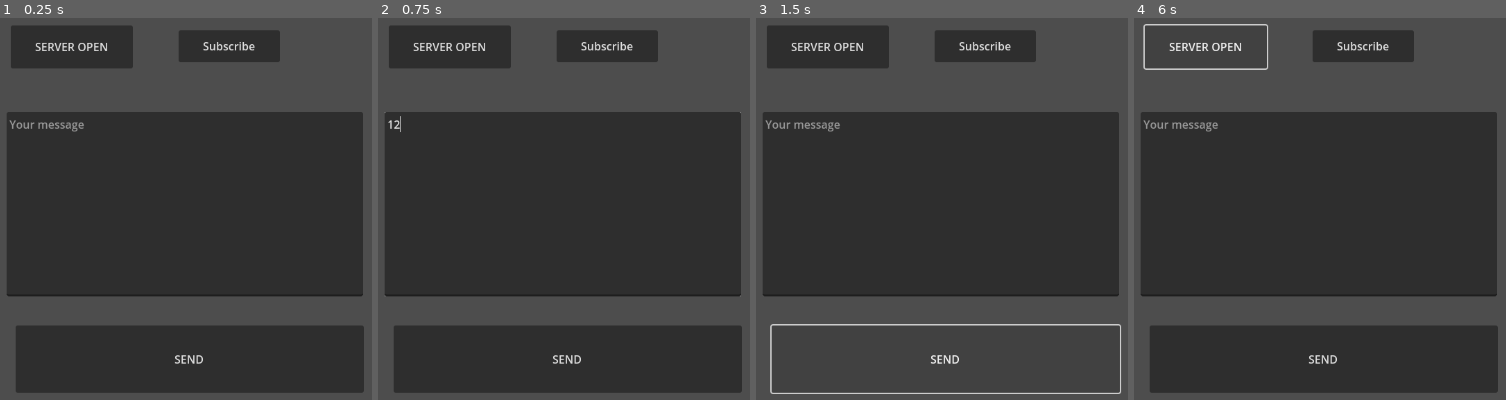
Above: before the commit, frames 1-4 (left to right).
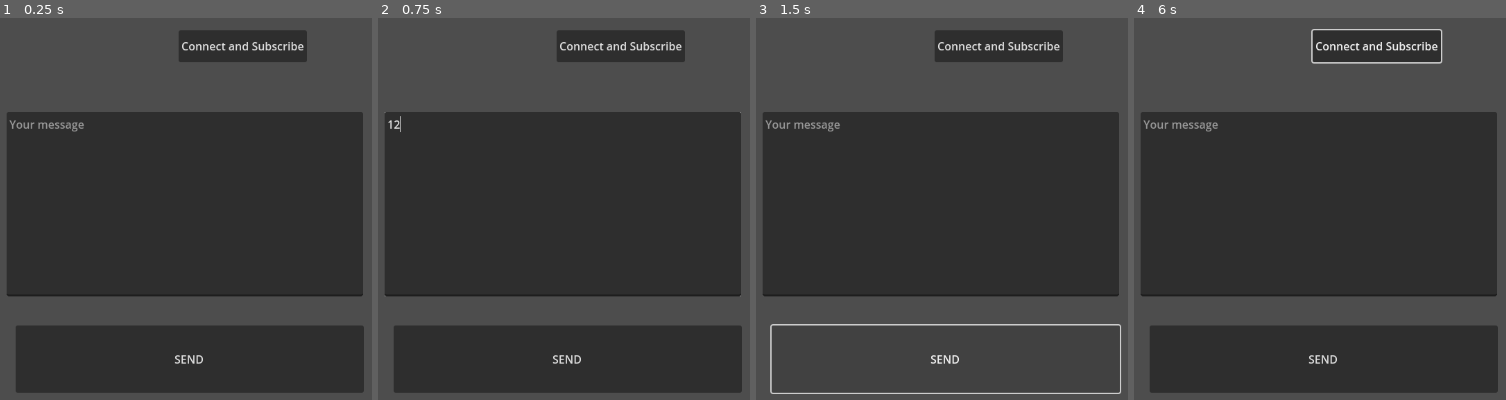
Above: after the commit, the same moments.

Repository: mfventura/godot-sockets-client
Game: Godot game, scene res://control.tscn
The game is run twice, just before and just after one commit, with the same random seed, the same clock (stepped at 60 frames per second) and the same inputs.
Inputs (mouse positions are in pixels of both pictures, inside the frame that each line leads up to):
- Up to frame 1 (0.25 s): no input
- Up to frame 2 (0.75 s): click (564, 205) at 0.52 s; type "12" at 0.6 s
- Up to frame 3 (1.5 s): click "SEND" at 1.25 s
- Up to frame 4 (6 s): click "Subscribe" (after the commit: "Connect and Subscribe") at 2 s; click "SEND" at 2.75 s; click "Subscribe" (after the commit: "Connect and Subscribe") at 3.5 s; click "SEND" at 4.25 s; click "Subscribe" (after the commit: "Connect and Subscribe") at 5 s; click (1204, 48) at 5.75 s, where only the run before the commit has a clickable "SERVER OPEN"

The runs differ from the first frame. In frame 1, 4.4% of the frame differs, in the area x 2-83%, y 2-14%; in frame 2, 4.4%; in frame 3, 4.4%; in frame 4, 2.0%.

Commit message:
socket client

Diff:
--- a/control.gd
+++ b/control.gd
@@ -14,18 +14,21 @@
 
 func connection_closed():
 	print("Connection closed")
+	$connect.visible = true
 
 func _on_button_pressed():
+	#Socket.test()
+	Socket.close()
 	var err = Socket.send($message.text)
-	print(err)
 	$message.text = ""
+
+func _on_connect_pressed():
+	var err= Socket.connect_to_url("ws://127.0.0.1:8080/ws")
+	print("Socket connect to url value "+str(err))
 
 func connection_open():
 	Socket.subscribe()
-
-
-func _on_connect_pressed():
-	Socket.connect_to_url("ws://localhost:9080/ws")
+	$connect.visible = false
 
 
 func _on_open_server_pressed():
--- a/control.tscn
+++ b/control.tscn
@@ -40,9 +40,10 @@
 offset_top = 38.0
 offset_right = 467.0
 offset_bottom = 84.0
-text = "Subscribe"
+text = "Connect and Subscribe"
 
 [node name="openServer" type="Button" parent="."]
+visible = false
 layout_mode = 0
 offset_left = 79.0
 offset_top = 31.0
--- a/socket.gd
+++ b/socket.gd
@@ -13,8 +13,10 @@
 	pass
 
 func connect_to_url(url) -> int:
+	socket.handshake_headers = PackedStringArray(["Sec-WebSocket-Extensions: permessage-deflate; client_max_window_bits"])
 	var err = socket.connect_to_url(url, tls_options)
 	if err != OK:
+		log_message("Error connecting")
 		return err
 	last_state = socket.get_ready_state()
 	return OK
@@ -22,18 +24,26 @@
 
 func subscribe() -> int:
 	var content = load_file("res://connect.txt")
-	var err = socket.send(content.to_utf8_buffer())
-	log_message("Connect message" + str(err))
+	var content_byte_arr = content.to_utf8_buffer()
+	content_byte_arr.append_array(PackedByteArray([null]))
+	var err = socket.send(content_byte_arr)
 	content = load_file("res://subscribe.txt")
-	err = socket.send(content.to_utf8_buffer())
-	log_message("Subscribe message "+str(err))
+	content_byte_arr = content.to_utf8_buffer()
+	content_byte_arr.append_array(PackedByteArray([null]))
+	err = socket.send(content_byte_arr)
+	#send("HELLO")
 	return err
 
 
 func send(message) -> int:
 	var content = load_file("res://send.txt")
 	content = content%["godot", message]
-	return socket.send(PackedByteArray([content]))
+	var content_byte_arr = content.to_utf8_buffer()
+	content_byte_arr.append_array(PackedByteArray([null]))
+	print(content_byte_arr)
+	print(content_byte_arr.size())
+	var err = socket.send(content_byte_arr)
+	return err
 
 func get_message() -> Variant:
 	if socket.get_available_packet_count() < 1:
@@ -45,6 +55,7 @@
 
 
 func close(code := 1000, reason := "") -> void:
+	log_message("Socket closed, code: %s, reason: %s" % [str(code), str(reason)])
 	socket.close(code, reason)
 	last_state = socket.get_ready_state()
 
Not shown, changed: send.txt
